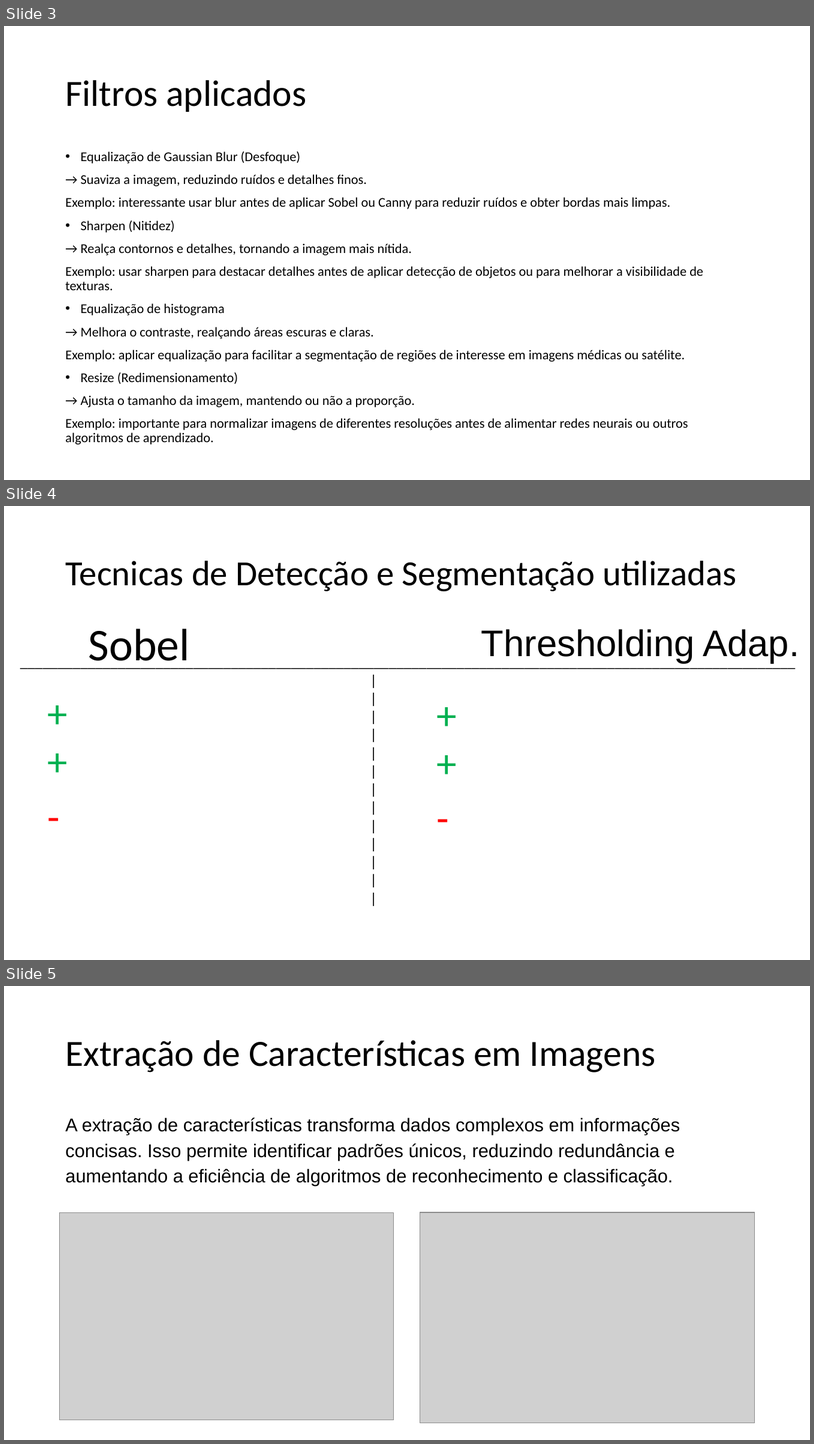
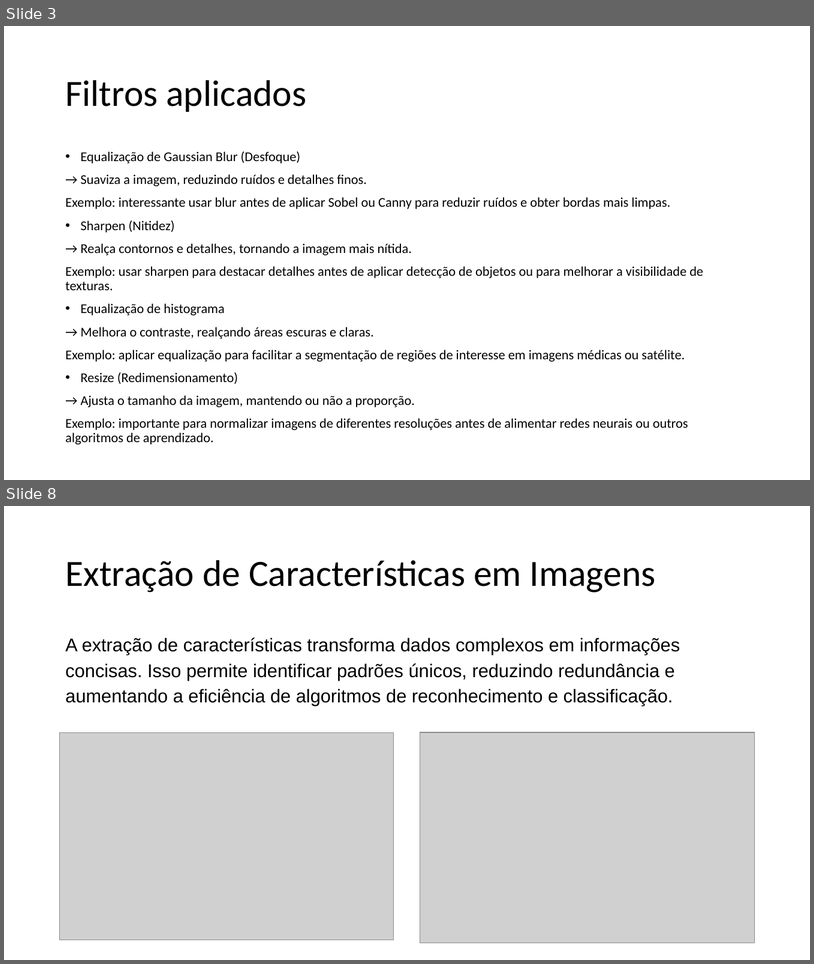
Before and after one commit to WilliamFelipeCosc/TrabalhoVisCompA1, a slide deck: Projeto Integrado de Visão Computacional e Inteligência Artificial 1.pptx. Shown one above the other, each under a label of ours: slides 3, 4 and 5 before the commit, slides 3 and 8 after it; the slides between them are not shown. The pictures are 814x1444 and 814x964 pixels, drawn with LibreOffice and Linux fonts; fonts in the diff are those of the drawing; grey boxes stand for pictures. Boxes give left, top, right and bottom in pixels: in the first picture for what was removed or moved away, otherwise in the second. Text is boxed around its words. In the diff, an @@ line names an element or a change of style, - is before the commit and + after.

Commit message:
feat: new thresholding and sobel code

```diff
--- a/Projeto Integrado de Visão Computacional e Inteligência Artificial 1.pptx
+++ b/Projeto Integrado de Visão Computacional e Inteligência Artificial 1.pptx
@@ slide 4 removed at (x1=4, y1=506, x2=810, y2=960), background #FFFFFF @@
@@ title removed at (x1=65, y1=561, x2=737, y2=591) @@
-Tecnicas de Detecção e Segmentação utilizadas
@@ text removed at (x1=88, y1=628, x2=189, y2=669) @@
-Sobel
@@ text removed at (x1=482, y1=629, x2=800, y2=663) @@
-Thresholding Adap.
@@ text removed at (x1=14, y1=649, x2=810, y2=673) @@
-_______________________________________________________________________________________________________
@@ text removed at (x1=365, y1=667, x2=384, y2=930) @@
-|
-|
-|
-|
-|
-|
-|
-|
-|
-|
-|
-|
-|
@@ text removed at (x1=42, y1=684, x2=203, y2=739) @@
-+
@@ text removed at (x1=431, y1=686, x2=592, y2=741) @@
-+
@@ text removed at (x1=42, y1=732, x2=203, y2=787) @@
-+
@@ text removed at (x1=431, y1=734, x2=592, y2=789) @@
-+
@@ text removed at (x1=42, y1=787, x2=203, y2=843) @@
--
@@ text removed at (x1=431, y1=789, x2=592, y2=844) @@
--
@@ what was slide 5 is now slide 8 @@
```
Also in this commit, not shown: 1 slide changed, 4 slides added, 1 other file.
